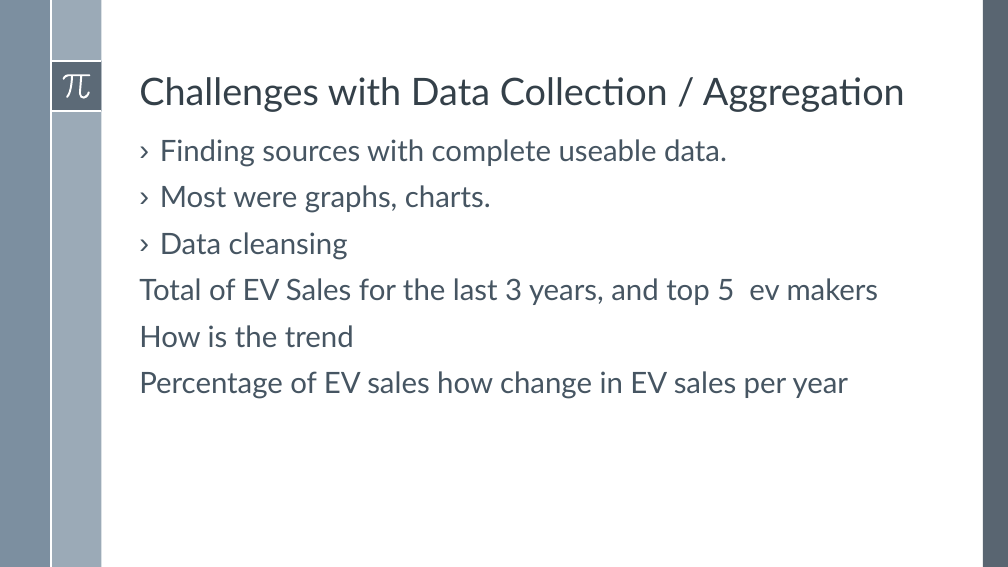
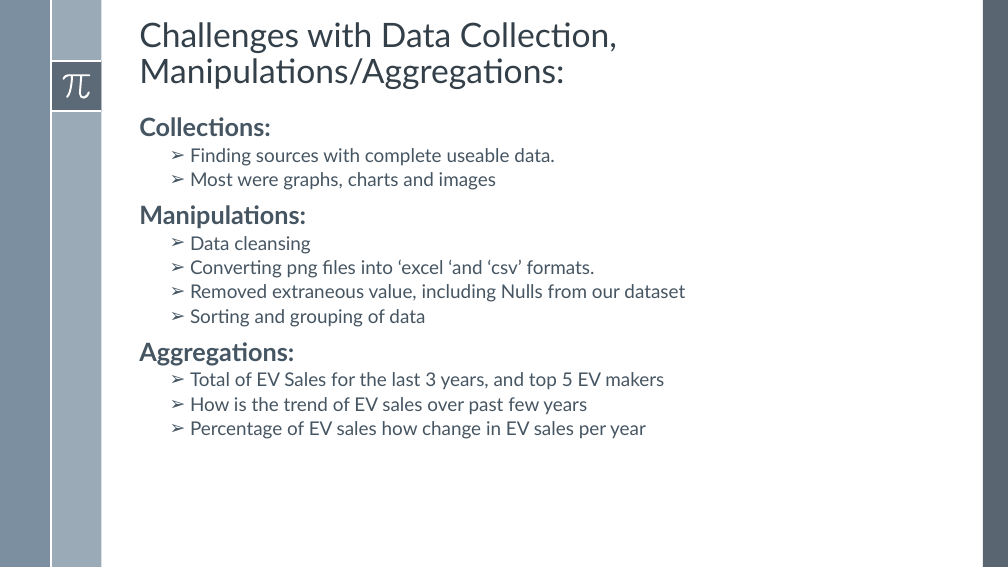
Before and after one commit to SpenserHilton/BootcampProj1, a slide deck: slide 6 of Project1_Presentation_EV.pptx. Drawn at 1008x567 pixels with LibreOffice and Linux fonts; fonts in the diff are those of the drawing. Boxes give left, top, right and bottom in pixels: in the first picture for what was removed or moved away, otherwise in the second. Text is boxed around its words. In the diff, an @@ line names an element or a change of style, - is before the commit and + after.

Commit message:
Adding project presentation Excel Analysis and Gasoline vs EV ipynb

```diff
--- a/Project1_Presentation_EV.pptx
+++ b/Project1_Presentation_EV.pptx
@@ title at (139,22,617,89): text changed; size 36 to 32 pt @@
-Challenges with Data Collection / Aggregation
+Challenges with Data Collection, Manipulations/Aggregations:
@@ text "Collections:": place and size @@
-text "Collections:" at (139,139,879,399)
+text "Collections:" at (139,117,685,439)
@@ text at (139,117,270,136): paragraph added @@
+Collections:
@@ text at (190,148,646,439): size 28 to 18 pt in "Finding sources with complete useable data.", "Data cleansing", "Percentage of EV sales how change in ..."; bullet › to ➢; list level 1 to 2 in "Finding sources with complete useable ..."; line spacing 0.9 to 0.8; list level 1 to 2 in "Data cleansing"; bullet none to ➢; list level 1 to 2 in "Percentage of EV sales how ..." @@
@@ text at (139,172,496,228): text changed; size 28 to 18 pt @@
-› Most were graphs, charts.
+  ➢ Most were graphs, charts and images
+Manipulations:
@@ text at (139,259,685,415): text changed; size 28 to 18 pt @@
-Total of EV Sales for the last 3 years, and top 5 ev makers
-How is the trend
+  ➢ Converting png files into ‘excel ‘and ‘csv’ formats.
+  ➢ Removed extraneous value, including Nulls from our dataset
+  ➢ Sorting and grouping of data
+Aggregations:
+  ➢ Total of EV Sales for the last 3 years, and top 5 EV makers
+  ➢ How is the trend of EV sales over past few years
```
Also in this commit, not shown: 5 other slides changed, 10 slides added, 12 slides removed, 5 other files.
